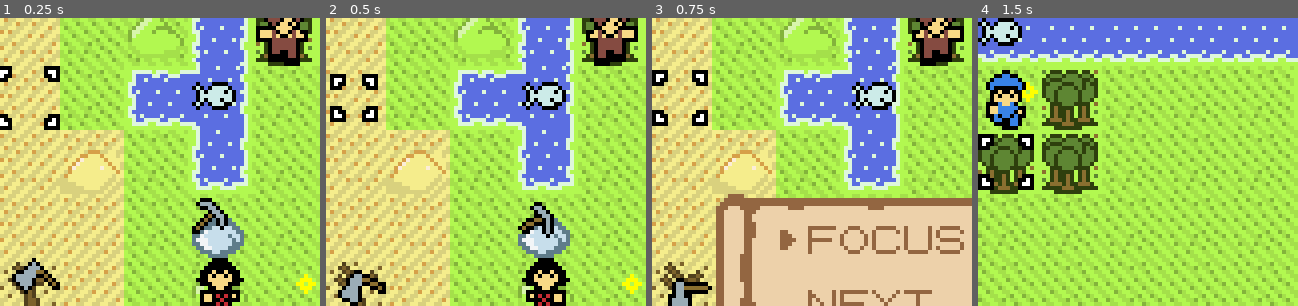
Above: before the commit, frames 1-4 (left to right).
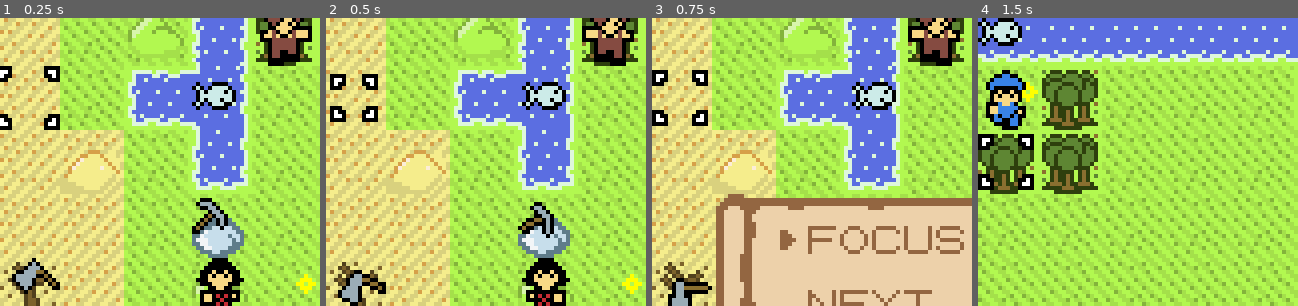
Above: after the commit, the same moments.

Repository: SummonerL/GuildBuilders
Game: Godot game, scene res://Scenes/Overworld/Overworld_Scene.tscn
Two runs of this game, one before a commit and one after it. Both use one fixed random seed, a clock stepped at 60 frames per second and the inputs below. Sound files missing from this copy of the repository are replaced by a short silence.
Inputs:
- Up to frame 1 (0.25 s): no input
- Up to frame 2 (0.5 s): no input
- Up to frame 3 (0.75 s): tap Enter (ui_accept) at 0.5 s; hold Right (ui_right) from 0.53 s (still down)
- Up to frame 4 (1.5 s): tap Enter (ui_accept) at 0.77 s; release Right (ui_right) at 1.28 s; hold Down (ui_down) from 1.28 s (still down)
The pictures show only the part of the screen within x 41-91%, y 36-86%; the shares and areas given below are measured in that part.

The runs differ from the first frame. In frame 1, 0.5% of the frame differs, in the area x 80-98%, y 2-17%; in frame 2, 0.5%; in frame 3, 0.5%; in frame 4, nothing differs.

Commit message:
add guild to L2

Diff:
--- a/Entities/Player/Units/Woodworker_Male.tscn
+++ b/Entities/Player/Units/Woodworker_Male.tscn
@@ -18,6 +18,7 @@
 
 [node name="Woodworker_Male_Sprite" type="AnimatedSprite" parent="."]
 frames = SubResource( 1 )
+frame = 1
 speed_scale = 0.5
 playing = true
 centered = false
--- a/Scenes/Overworld/Assets/TileSets/Map_TS.tres
+++ b/Scenes/Overworld/Assets/TileSets/Map_TS.tres
@@ -195,3 +195,13 @@
 18/navigation_offset = Vector2( 0, 0 )
 18/shapes = [  ]
 18/z_index = 0
+19/name = "guild"
+19/texture = ExtResource( 1 )
+19/tex_offset = Vector2( 0, 0 )
+19/modulate = Color( 1, 1, 1, 1 )
+19/region = Rect2( 0, 176, 16, 16 )
+19/tile_mode = 0
+19/occluder_offset = Vector2( 0, 0 )
+19/navigation_offset = Vector2( 0, 0 )
+19/shapes = [  ]
+19/z_index = 0
--- a/Scenes/Overworld/Overworld_Scene.tscn
+++ b/Scenes/Overworld/Overworld_Scene.tscn
@@ -68,7 +68,7 @@
 tile_set = ExtResource( 1 )
 cell_size = Vector2( 16, 16 )
 format = 1
-tile_data = PoolIntArray( -196601, 12, 0, -196595, 12, 0, -65534, 12, 0, 65544, 12, 0, 65550, 17, 0, 131091, 12, 0, 262141, 12, 0, 19662 …(145 unchanged characters)…
+tile_data = PoolIntArray( -196601, 12, 0, -196595, 12, 0, -65534, 12, 0, 65544, 12, 0, 65546, 19, 0, 65547, 19, 0, 65550, 17, 0, 131082, 19, 0, 131083, 19, 0, 131091, 12, 0, 262141, 12, 0, 19662 …(145 unchanged characters)…
 script = ExtResource( 3 )
 
 [node name="World_Map_Icons" type="TileMap" parent="." groups=[
--- a/Scenes/Overworld/Tileset_Props.gd
+++ b/Scenes/Overworld/Tileset_Props.gd
@@ -8,7 +8,8 @@
 				6: 'GRASSLAND_DEC3', 7: 'SAND',
 				8: 'GRASSLAND_TREE', 9: 'SAND_TREE',
 				10: 'HILL', 11: 'DUNE',
-				12: 'BOULDER', 13: 'OCEAN', 17: 'MOUNTAIN'}
+				12: 'BOULDER', 13: 'OCEAN', 17: 'MOUNTAIN',
+				19: 'GUILD'}
 
 const TILE_INFO_HUD_NAME = {
 	'WATER':  'Water',
@@ -23,7 +24,8 @@
 	'DUNE': 'Dune',
 	'BOULDER': 'Stone',
 	'OCEAN': 'Ocean',
-	'MOUNTAIN': 'Mount'
+	'MOUNTAIN': 'Mount',
+	'GUILD': 'Guild'
 }
 
 
@@ -41,6 +43,7 @@
 	BOULDER = NORMAL_MOVE + 1, # boulders are l2 tiles, so they get added to whatever they sit on top of
 	OCEAN = CANT_MOVE,
 	MOUNTAIN = NORMAL_MOVE + 2 # very difficult to move onto a mountain
+	GUILD = CANT_MOVE
 }
 
 func get_tile_at_coordinates(vec2):
Binary file changed: Sprites/terrain/sheet_3.png
